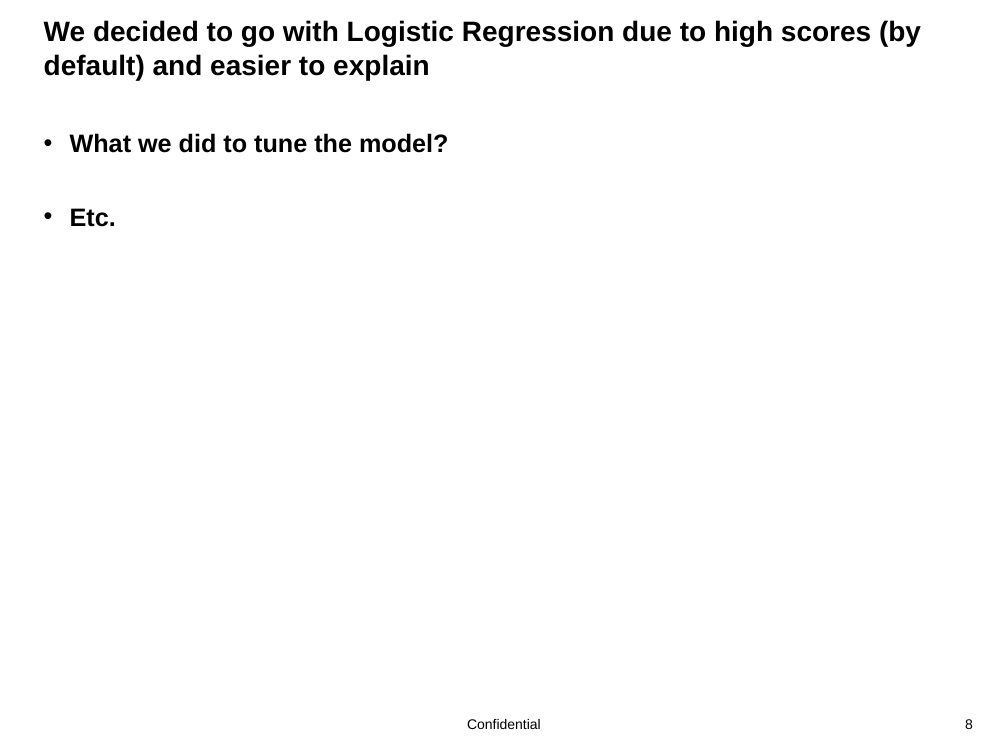
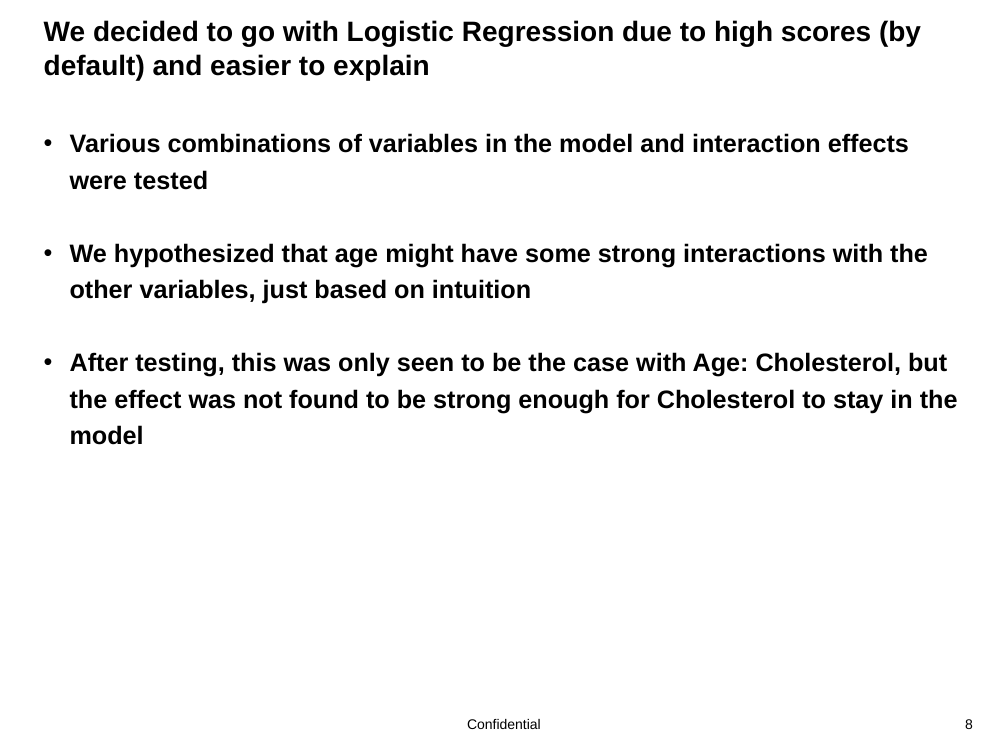
Before and after one commit to Beyondsql/HeartDisease, a slide deck: slide 8 of project_2/Hospital Day Team 1.pptx. Drawn at 1008x756 pixels with LibreOffice and Linux fonts; fonts in the diff are those of the drawing; background and template pictures are left out. Boxes give left, top, right and bottom in pixels: in the first picture for what was removed or moved away, otherwise in the second. Text is boxed around its words. In the diff, an @@ line names an element or a change of style, - is before the commit and + after.

Commit message:
final presentation slides

```diff
--- a/project_2/Hospital Day Team 1.pptx
+++ b/project_2/Hospital Day Team 1.pptx
@@ text at [70, 133, 958, 445]: text changed @@
-• What we did to tune the model?
-• Etc.
+• Various combinations of variables in the model and interaction effects were tested
+• We hypothesized that age might have some strong interactions with the other variables, just based on intuition
+• After testing, this was only seen to be the case with Age: Cholesterol, but the effect was not found to be strong enough for Cholesterol to stay in the model
```
Also in this commit, not shown: 5 other slides changed, 5 slides added, 1 slide removed.
